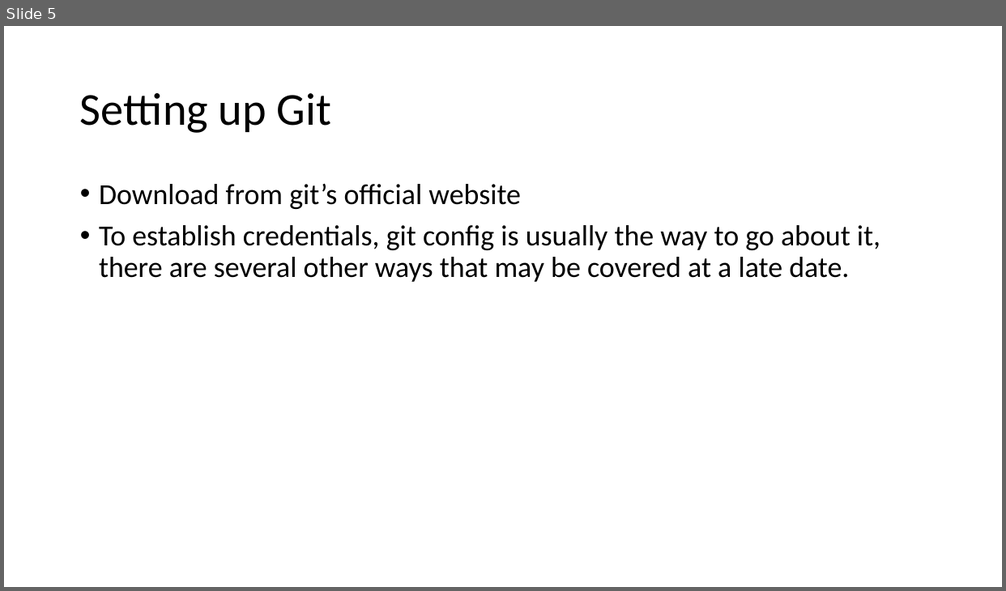
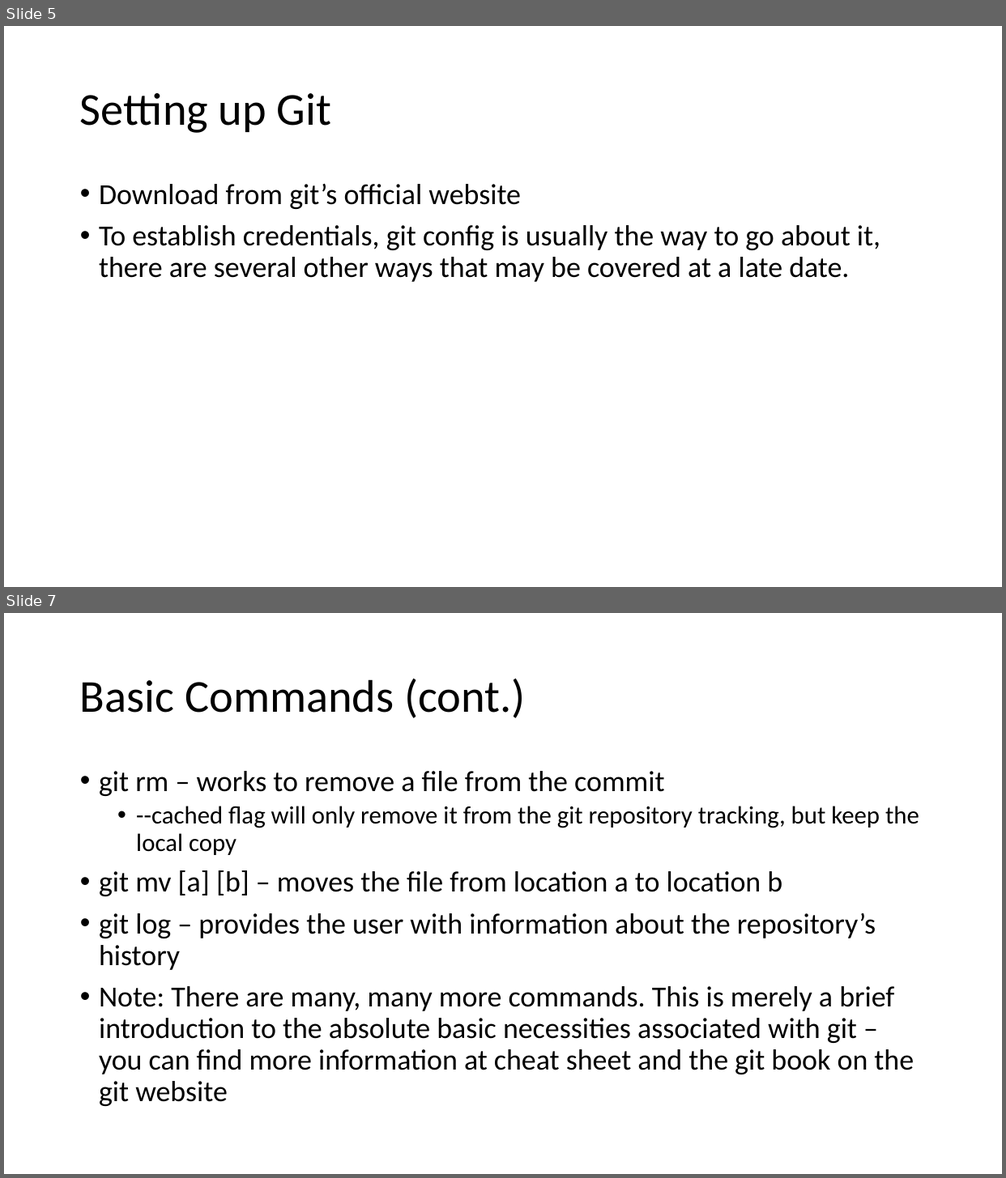
Before and after one commit to burwinliu-zz/my-jupyter-nb, a slide deck: Notes/summer2020/Git Version Control.pptx. Shown one above the other, each under a label of ours: slide 5 before the commit, slides 5 and 7 after it; the slides between them are not shown. The pictures are 1006x591 and 1006x1178 pixels, drawn with LibreOffice and Linux fonts; fonts in the diff are those of the drawing. Boxes give left, top, right and bottom in pixels: in the first picture for what was removed or moved away, otherwise in the second. Text is boxed around its words. In the diff, an @@ line names an element or a change of style, - is before the commit and + after.

```diff
--- a/Notes/summer2020/Git Version Control.pptx
+++ b/Notes/summer2020/Git Version Control.pptx
@@ slide 7 added at [4, 613, 1002, 1174], background #FFFFFF @@
@@ title added at [80, 679, 526, 718], 44 pt, text #000000 @@
+Basic Commands (cont.)
@@ text added at [99, 771, 919, 1106], 28 pt, text #000000 @@
+• git rm – works to remove a file from the commit
+  • --cached flag will only remove it from the git repository tracking, but keep the local copy
+• git mv [a] [b] – moves the file from location a to location b
+• git log – provides the user with information about the repository’s history
+• Note: There are many, many more commands. This is merely a brief introduction to the absolute basic necessities associated with git – you can find more information at cheat sheet and the git book on the git website
```
Also in this commit, not shown: 1 slide changed, 4 other files.
